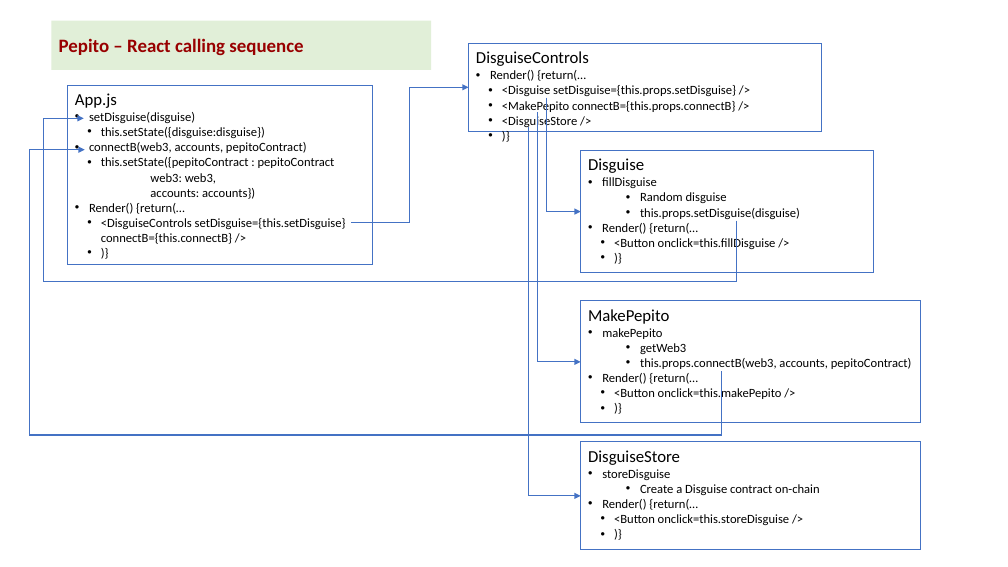
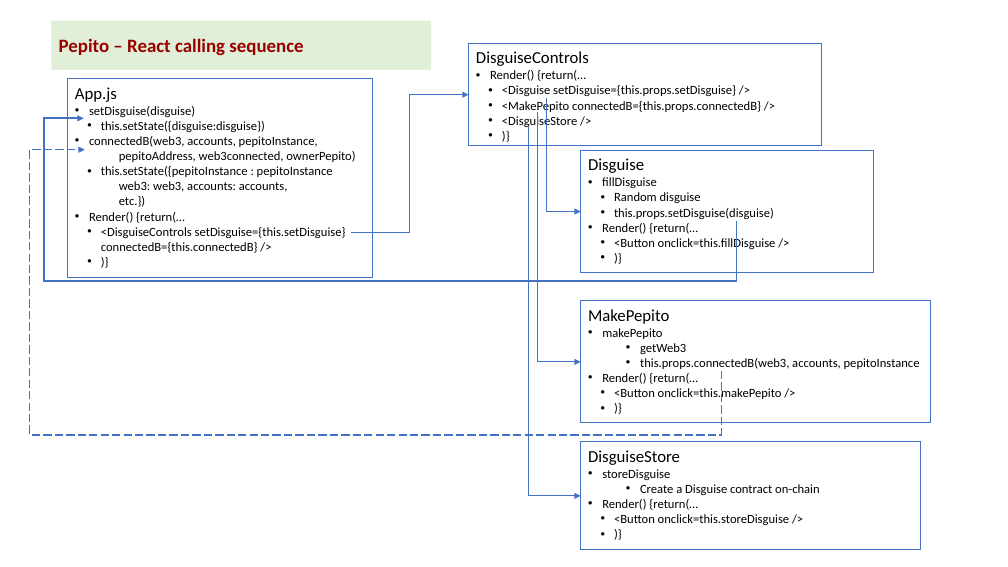
Before and after one commit to kvutien/Project-Machu-Picchu-2020, a slide deck: slide 4 of Pepito/Final Project Design.pptx. Drawn at 1008x567 pixels with LibreOffice and Linux fonts; fonts in the diff are those of the drawing. Boxes give left, top, right and bottom in pixels: in the first picture for what was removed or moved away, otherwise in the second. Text is boxed around its words. In the diff, an @@ line names an element or a change of style, - is before the commit and + after.

```diff
--- a/Pepito/Final Project Design.pptx
+++ b/Pepito/Final Project Design.pptx
@@ rectangle "DisguiseControls": place and size @@
-rectangle "DisguiseControls" at <box>469,43,822,131</box>
+rectangle "DisguiseControls" at <box>469,43,822,146</box>
@@ rectangle "App.js": place and size @@
-rectangle "App.js" at <box>67,85,373,265</box>
+rectangle "App.js" at <box>67,79,373,277</box>
@@ elbow arrow (737, 221) - (84, 118): stroke #4472C4 1 pt to #4472C4 1.5 pt @@
@@ elbow arrow moved from (352, 222) - (469, 88) to (352, 232) - (469, 95) @@
@@ text in rectangle at <box>502,99,761,113</box>: text changed @@
-  • <MakePepito connectB={this.props.connectB} />
+  • <MakePepito connectedB={this.props.connectedB} />
@@ text in rectangle at <box>89,136,355,207</box>: text changed @@
-• connectB(web3, accounts, pepitoContract)
-  • this.setState({pepitoContract : pepitoContract
-    web3: web3,
-    accounts: accounts})
+• connectedB(web3, accounts, pepitoInstance,
+  pepitoAddress, web3connected, ownerPepito)
+  • this.setState({pepitoInstance : pepitoInstance
+    web3: web3, accounts: accounts,
+    etc.})
@@ elbow arrow (721, 371) - (85, 150): stroke #4472C4 1 pt to #4472C4 1 pt dashed @@
@@ text in rectangle at <box>614,192,774,219</box>: indent changed @@
@@ text in rectangle at <box>101,227,346,253</box>: text changed @@
-  • <DisguiseControls setDisguise={this.setDisguise}
-    connectB={this.connectB} />
+  • <DisguiseControls setDisguise={this.setDisguise}
+    connectedB={this.connectedB} />
@@ rectangle "MakePepito": place and size @@
-rectangle "MakePepito" at <box>581,301,921,423</box>
+rectangle "MakePepito" at <box>581,301,931,423</box>
@@ text in rectangle at <box>640,358,920,369</box>: text changed @@
-  • this.props.connectB(web3, accounts, pepitoContract)
+  • this.props.connectedB(web3, accounts, pepitoInstance
```
Also in this commit, not shown: 4 other slides changed, 11 other files.
